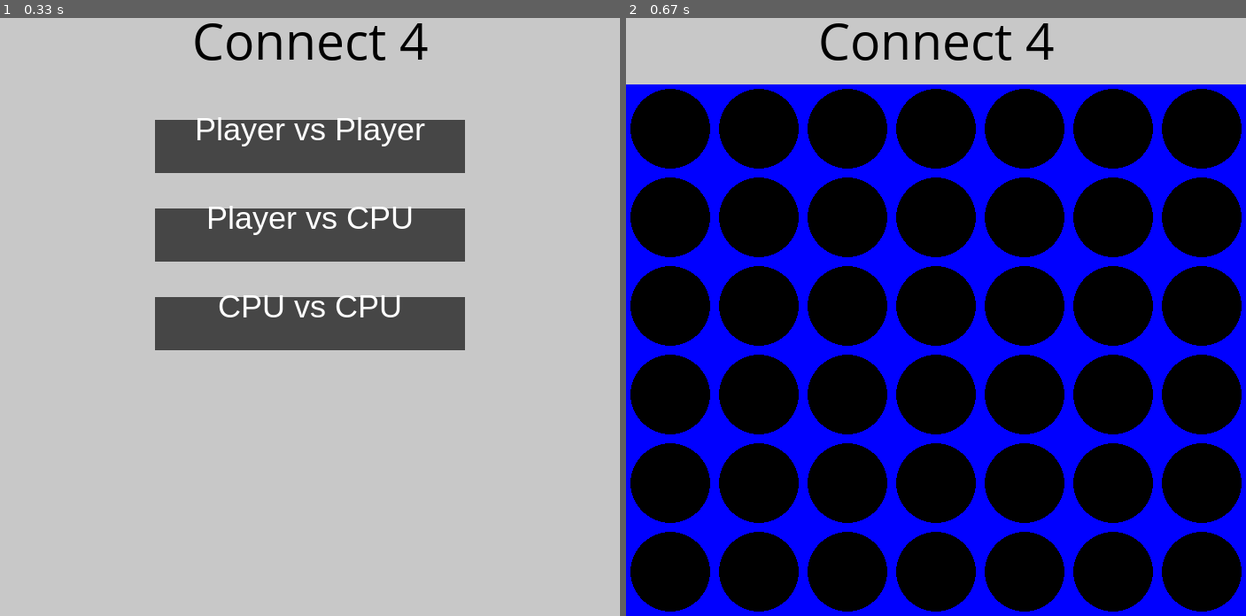
Above: before the commit, frames 1-2 (left to right).
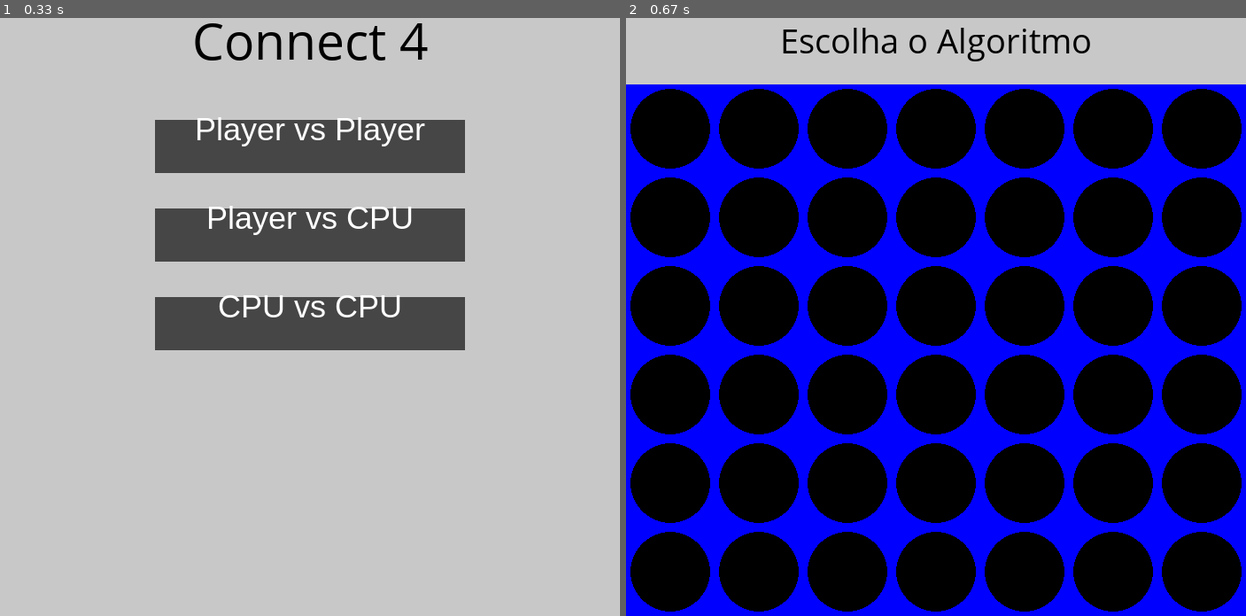
Above: after the commit, the same moments.

Repository: alexsousa024/Connect4
Game: pygame game, started from Jogo_Estruturado/interface.py
The game is run twice, just before and just after one commit, with the same random seed, the same clock (stepped at 60 frames per second) and the same inputs.
Inputs (mouse positions are in pixels of both pictures, inside the frame that each line leads up to):
- Up to frame 1 (0.33 s): no input
- Up to frame 2 (0.67 s): click (936, 233) at 0.38 s

Frame 1 is identical in both runs. In frame 2, 1.1% of the frame differs, in the area x 25-75%, y 0-8%.

Commit message:
Update interface.py

Diff:
--- a/Jogo_Estruturado/interface.py
+++ b/Jogo_Estruturado/interface.py
@@ -1,6 +1,7 @@
 import pygame
 import sys
-from Jogo_Estruturado.Jogo1 import *
+import math
+from Jogo1 import *
 # Initialize Pygame
 pygame.init()
 
@@ -31,6 +32,9 @@
             elif board.board[r][c] == 2:
                 pygame.draw.circle(screen, YELLOW, (int(c * SQUARESIZE + SQUARESIZE / 2), int((r+1)* SQUARESIZE + SQUARESIZE / 2))  , RADIUS)
     pygame.display.update()
+
+C = math.sqrt(2)
+
 
 
 class Menu:
@@ -88,15 +92,57 @@
 
                 pygame.display.update()
 
+
+    def draw_algorithm_menu(self, screen):
+        screen.fill((200, 200, 200))  # Fundo
+
+        # Título do submenu
+        title_font = pygame.font.SysFont("comicsansms", 40)
+        title_text = title_font.render("Escolha o Algoritmo", True, (0, 0, 0))
+        title_rect = title_text.get_rect(center=(width // 2, 50))
+        screen.blit(title_text, title_rect)
+
+        # Opções de algoritmo
+        algorithms = ["A*", "Monte Carlo"]
+        algorithm_rects = []
+
+        for i, algorithm in enumerate(algorithms):
+            rect_x = (width - (width // 3)) // 2
+            rect_y = 150 + i * 100
+            rect_width = width // 3
+            rect_height = 50
+
+            # Desenha retângulo para cada algoritmo
+            algorithm_rect = pygame.Rect(rect_x, rect_y, rect_width, rect_height)
+            pygame.draw.rect(screen, (70, 70, 70), algorithm_rect)
+            algorithm_rects.append(algorithm_rect)
+
+            # Texto para cada algoritmo
+            font = pygame.font.SysFont("Arial", 28)
+            text = font.render(algorithm, True, (255, 255, 255))
+            text_rect = text.get_rect(center=(width // 2, 150 + i * 100))
+            screen.blit(text, text_rect)
+
+        pygame.display.update()
+        return algorithm_rects
+
+
+
+
 board = Board()
+
+
 
 # No início do seu script, após inicializar o Pygame
 Inicio = Menu()
 mode_index = Inicio.menu_screen()
 a_star = Heuristica_AStar()
 
+if mode_index == 1 or mode_index == 2:
+    algorithm_index = Inicio.draw_algorithm_menu(screen)  #
 
 # Main game loop
+
 while not board.game_over:
     for event in pygame.event.get():
         if event.type == pygame.QUIT:
@@ -124,7 +170,8 @@
                             board.game_over = True
                         board.turn = 1 - board.turn  # Troca para o turno da CPU
             else:  # Turno da CPU
-                col2 = a_star.astar_algorithm(board, 2)
+                if algorithm_index == 0:
+                    col2 = a_star.astar_algorithm(board, 2)
                 if board.drop_pieces(2, col2):
                     if board.win(2):
                         print("CPU wins!")
@@ -133,8 +180,8 @@
 
         elif mode_index == 2:  # CPU vs CPU
             pygame.time.wait(500)  # Adiciona um pequeno delay para tornar as jogadas visíveis
-
-            col = a_star.astar_algorithm(board, board.turn + 1)
+            if(algorithm_index == 0):
+                col = a_star.astar_algorithm(board, board.turn + 1)
 
             if board.drop_pieces(board.turn + 1, col):
 
@@ -158,3 +205,10 @@
 
 
 pygame.quit()
+
+
+
+pygame.time.wait(3000)  # Espera um pouco antes de fechar o jogo
+
+
+pygame.quit()
